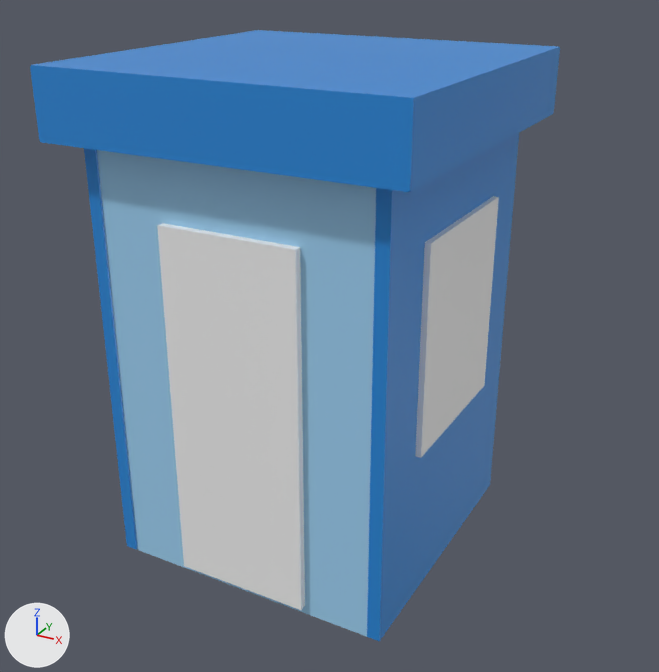
The Blender file Assets/5. Models/BlenderFiles/PROPS/GuardShack.blend, before and after one commit.
Both versions are drawn from a 50 mm lens placed at (2.31, -4.06, 3.24), pointed at (0.14, -0.12, 1.27). The axes (+X, +Y, +Z) are drawn at lower left. The lights are the same throughout. The picture after the commit comes second.

Before the edit, the objects in view are built like this:
```python
me_cube_001 = bpy.data.meshes.new('Cube.001')
me_cube_001.from_pydata(...)  # a box spanning x -0.8..0.8, y -0.8..0.8, z 0.0..2.4
me_cube_001.materials.append(mat_light_blue)  # blue #a0d3f3
me_cube_002 = bpy.data.meshes.new('Cube.002')
me_cube_002.from_pydata(...)  # a box spanning x -0.81..-0.74, y -0.81..0.81, z 0.01..2.39; a box spanning x 0.74..0.81, y -0.81..0.81, z 0.01..2.39
me_cube_002.materials.append(mat_dark_blue)  # blue #2789da
me_cube_004 = bpy.data.meshes.new('Cube.004')
me_cube_004.from_pydata(...)  # 24 vertices, 14 faces; spans x -0.95..0.95, y -0.95..0.95, z 2.35..2.7
me_cube_004.materials.append(mat_dark_blue)  # blue #2789da
me_cube_005 = bpy.data.meshes.new('Cube.005')
me_cube_005.from_pydata(...)  # a box spanning x -0.38..0.38, y -0.84..-0.76, z 0.05..2.0
me_cube_005.materials.append(mat_white_trim)  # white #f3f3f3
me_cube_009 = bpy.data.meshes.new('Cube.009')
me_cube_009.from_pydata(...)  # a box spanning x 0.76..0.84, y -0.45..0.45, z 0.89..1.99
me_cube_009.materials.append(mat_white_trim)  # white #f3f3f3
ob_booth_body = bpy.data.objects.new('Booth_Body', me_cube_001)
ob_booth_body.location = (0.0, 0.0, 0.0)
ob_booth_frame = bpy.data.objects.new('Booth_Frame', me_cube_002)
ob_booth_frame.parent = ob_booth_body
ob_booth_frame.location = (0.0, 0.0, 0.0)
ob_door_structure = bpy.data.objects.new('Door_Structure', me_cube_005)
ob_door_structure.parent = ob_booth_body
ob_door_structure.location = (0.0, 0.0, 0.0)
ob_modular_roof = bpy.data.objects.new('Modular_Roof', me_cube_004)
ob_modular_roof.parent = ob_booth_body
ob_modular_roof.location = (0.0, 0.0, 0.0)
ob_window_side = bpy.data.objects.new('Window_Side', me_cube_009)
ob_window_side.parent = ob_booth_body
ob_window_side.location = (0.0, 0.0, 0.0)
```
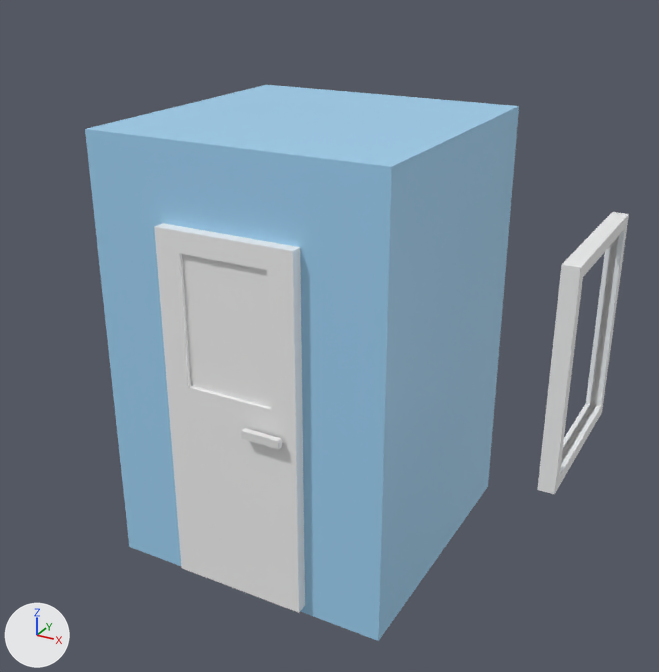
Location of each change, [x1, y1, x2, y2] in pixels of the pictures (659 x 672 px):
'Modular_Roof', hidden (blue)
    before: [30, 30, 560, 192]
'Door_Structure', reshaped, moved
    before: [157, 223, 305, 610]
    after: [154, 223, 305, 613]
'Booth_Frame', deleted (blue)
    before: [84, 133, 519, 641]
'Window_Side', reshaped, moved
    before: [415, 196, 499, 458]
    after: [537, 212, 629, 494]
'Door Handle', now drawn
    after: [241, 428, 282, 450]
part 2 of me_cube_009, added
    after: [555, 212, 629, 493]

Patch to the scene script:
```diff
--- a/Assets/5. Models/BlenderFiles/PROPS/GuardShack.blend.py
+++ b/Assets/5. Models/BlenderFiles/PROPS/GuardShack.blend.py
@@ me_cube_005 @@
 # used by ob_door_structure; parent = ob_booth_body; location = (0.0, 0.0, 0.0)
-me_cube_005.from_pydata(...)  # 8 vertices, 6 faces; spans x -0.38..0.38, y -0.84..-0.76, z 0.05..2.0
+me_cube_005.from_pydata(...)  # 28 vertices, 26 faces; spans x 0.0..0.75, y -0.03..0.05, z -1.0..0.95
+# me_cube_005 part 1: the whole mesh is rebuilt
 me_cube_005.materials.append(mat_white_trim)
@@ me_cube_009 @@
 # used by ob_window_side; parent = ob_booth_body; location = (0.0, 0.0, 0.0)
-me_cube_009.from_pydata(...)  # 8 vertices, 6 faces; spans x 0.76..0.84, y -0.45..0.45, z 0.89..1.99
+me_cube_009.from_pydata(...)  # 60 vertices, 30 faces, 24 loose edges; spans x 0.76..0.84, y -0.45..0.45, z 0.89..1.99
+# me_cube_009 part 2: 52 vertices added at x 0.76..0.84, y -0.389..0.389, z 0.89..1.99
 me_cube_009.materials.append(mat_white_trim)
@@ ob_booth_frame @@
-ob_booth_frame = bpy.data.objects.new('Booth_Frame', me_cube_002)
-ob_booth_frame.parent = ob_booth_body
-ob_booth_frame.location = (0.0, 0.0, 0.0)
@@ ob_modular_roof @@
 ob_modular_roof.location = (0.0, 0.0, 0.0)
+ob_modular_roof.hide_set(True)
@@ ob_door_structure @@
 ob_door_structure.parent = ob_booth_body
-ob_door_structure.location = (0.0, 0.0, 0.0)
+ob_door_structure.location = (-0.375, -0.832, 1.053)
@@ ob_window_side @@
 ob_window_side.parent = ob_booth_body
-ob_window_side.location = (0.0, 0.0, 0.0)
+ob_window_side.location = (0.665, 0.0, 0.0)
```
